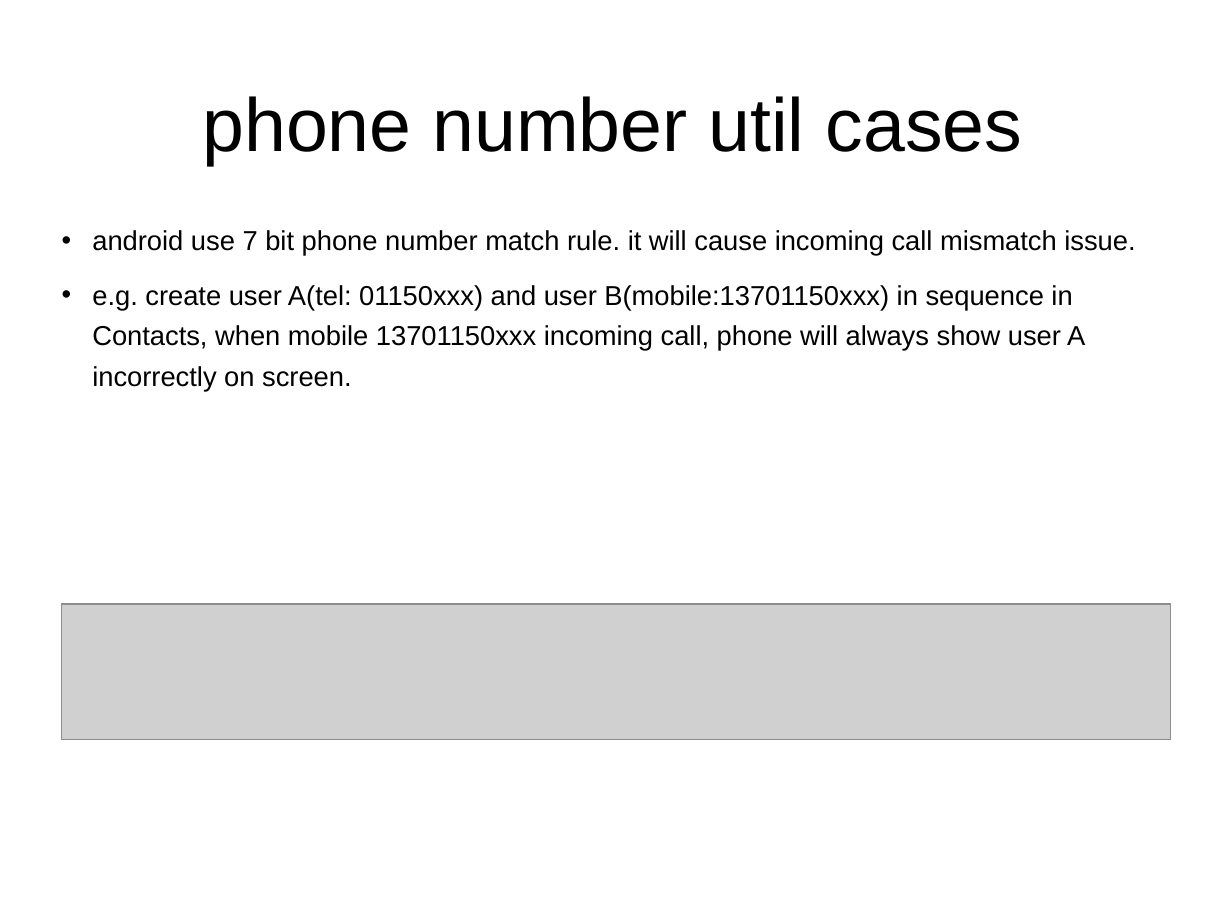
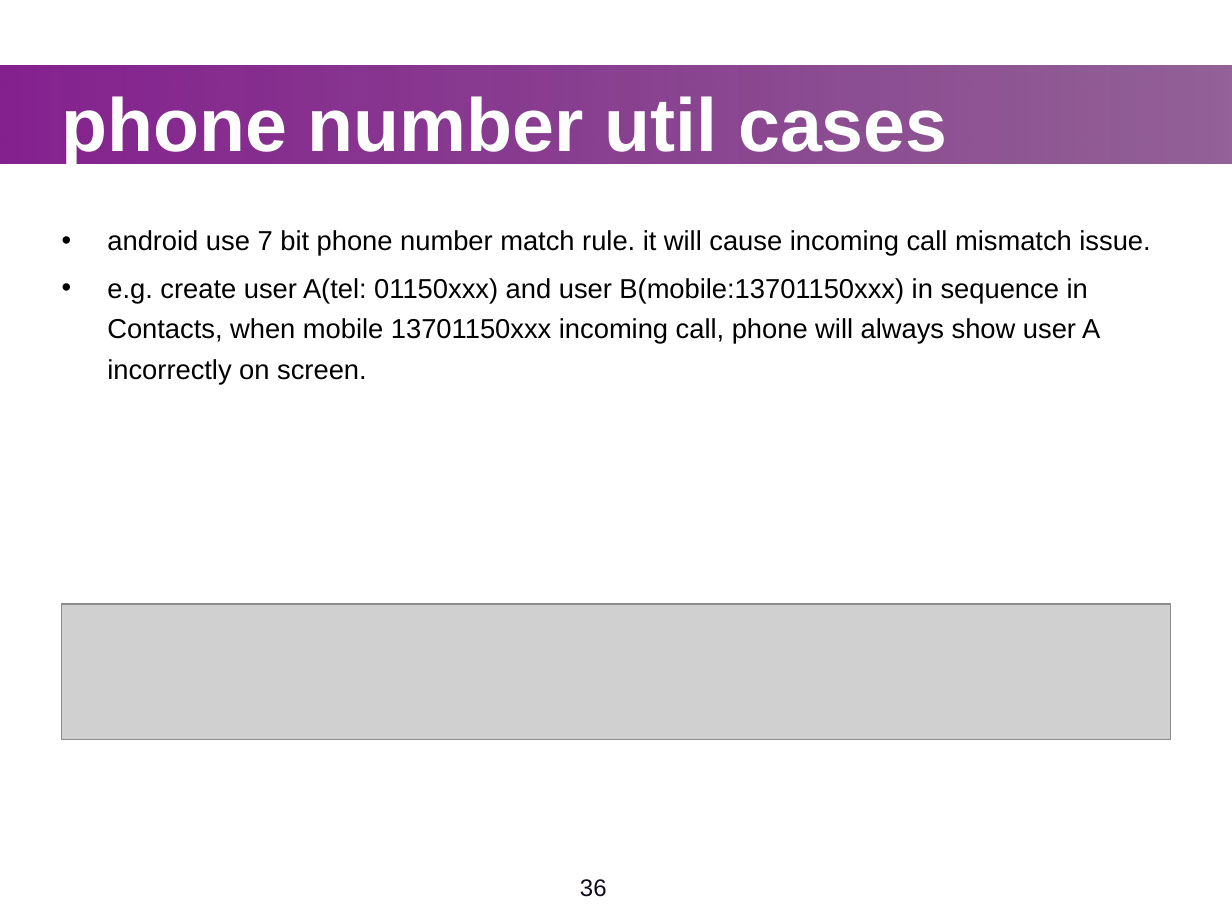
Before and after one commit to widerules/system-information, a slide deck: slide 36 of cts/CTS-training.ppt. Drawn at 1232x924 pixels with LibreOffice and Linux fonts; fonts in the diff are those of the drawing; grey boxes stand for pictures; background and template pictures are left out. Boxes give left, top, right and bottom in pixels: in the first picture for what was removed or moved away, otherwise in the second. Text is boxed around its words. In the diff, an @@ line names an element or a change of style, - is before the commit and + after.

Commit message:
jingtao: change style for all CTS slides

```diff
--- a/cts/CTS-training.ppt
+++ b/cts/CTS-training.ppt
@@ text "phone number util cases" at (62, 96, 947, 166): text colour #000000 to #FFFFFF, bold on; alignment centre to left @@
@@ rectangle added at (0, 65, 1232, 163), fill gradient #85218F to #611868 @@
@@ text "android use 7 bit phone ..." at (107, 230, 1150, 385): indent changed; less space between paragraphs @@
@@ page number added at (580, 879, 607, 897), 14 pt, text #120B1E @@
+36
```
Also in this commit, not shown: 36 other slides changed, 2 slides added, 3 slides removed, 2 other files.
